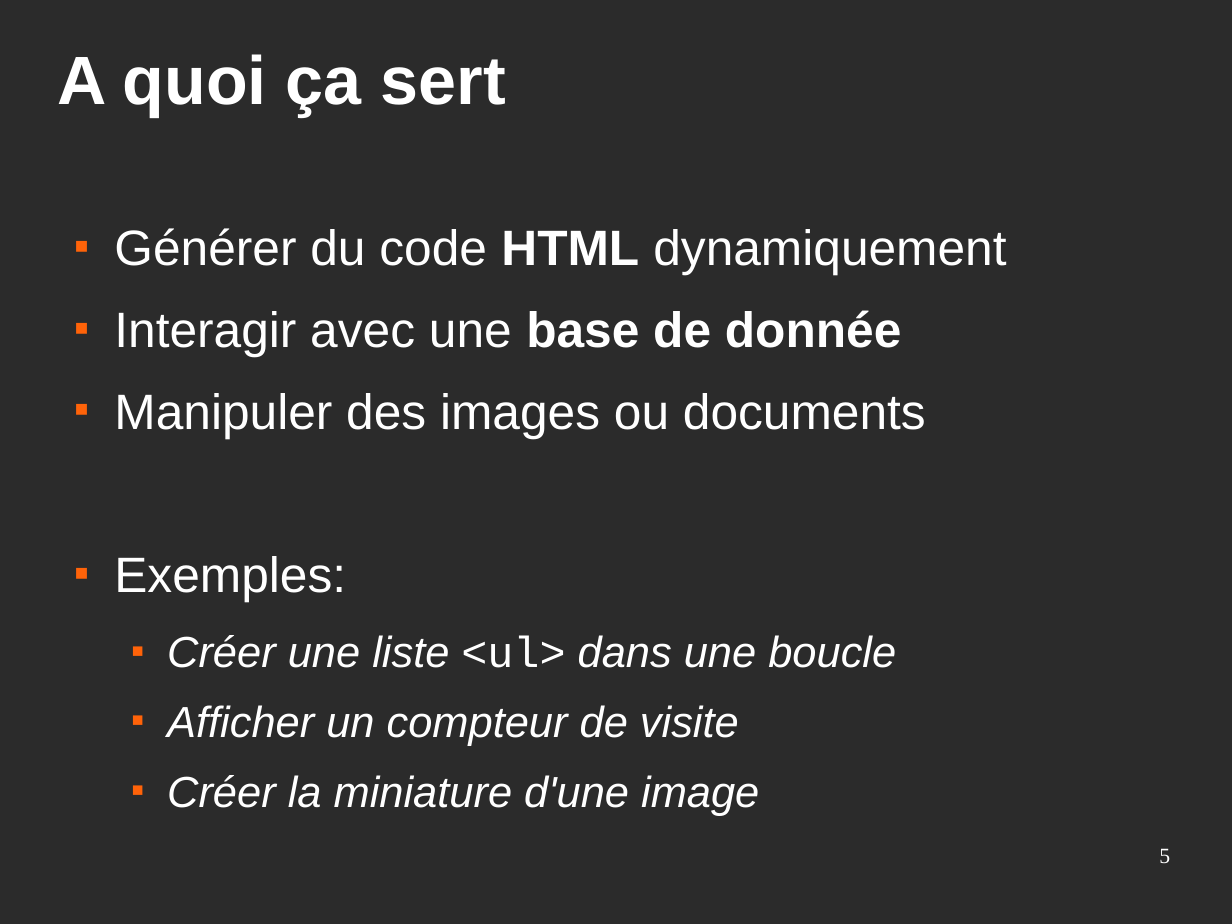
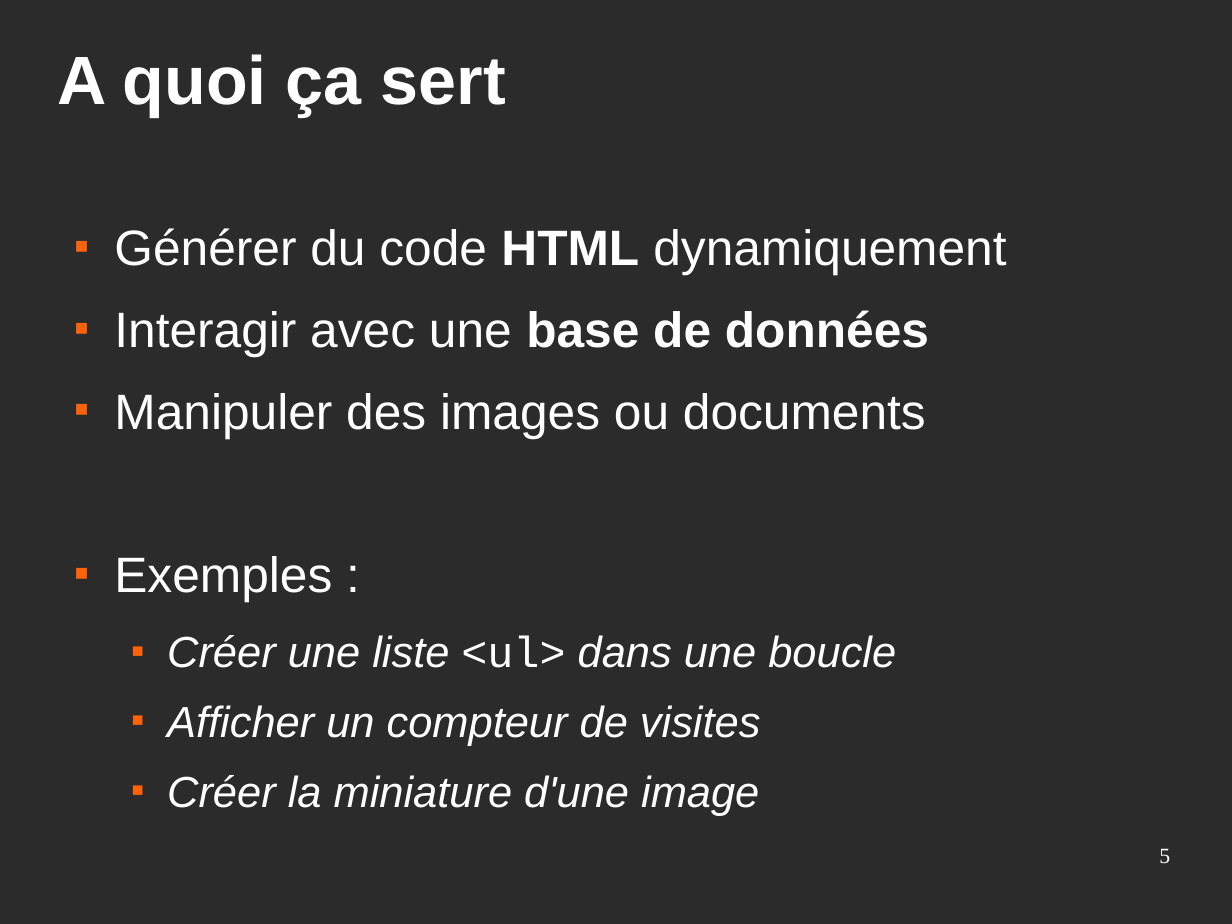
Before and after one commit to Eirbware/Formation, a slide deck: slide 5 of presentations/php.odp. Drawn at 1232x924 pixels with LibreOffice and Linux fonts; fonts in the diff are those of the drawing; background and template pictures are left out; a plain dark background stands for a picture behind light text. Boxes give left, top, right and bottom in pixels: in the first picture for what was removed or moved away, otherwise in the second. Text is boxed around its words. In the diff, an @@ line names an element or a change of style, - is before the commit and + after.

```diff
--- a/presentations/php.odp
+++ b/presentations/php.odp
@@ text at (x1=114, y1=310, x2=929, y2=357): text changed @@
-■ Interagir avec une base de donnée
+■ Interagir avec une base de données
@@ text at (x1=114, y1=556, x2=332, y2=601): spaces changed @@
-■ Exemples:
+■ Exemples :
@@ text at (x1=167, y1=705, x2=761, y2=746): text changed @@
-  ■ Afficher un compteur de visite
+  ■ Afficher un compteur de visites
```
Also in this commit, not shown: 6 other slides changed, 2 other files.
